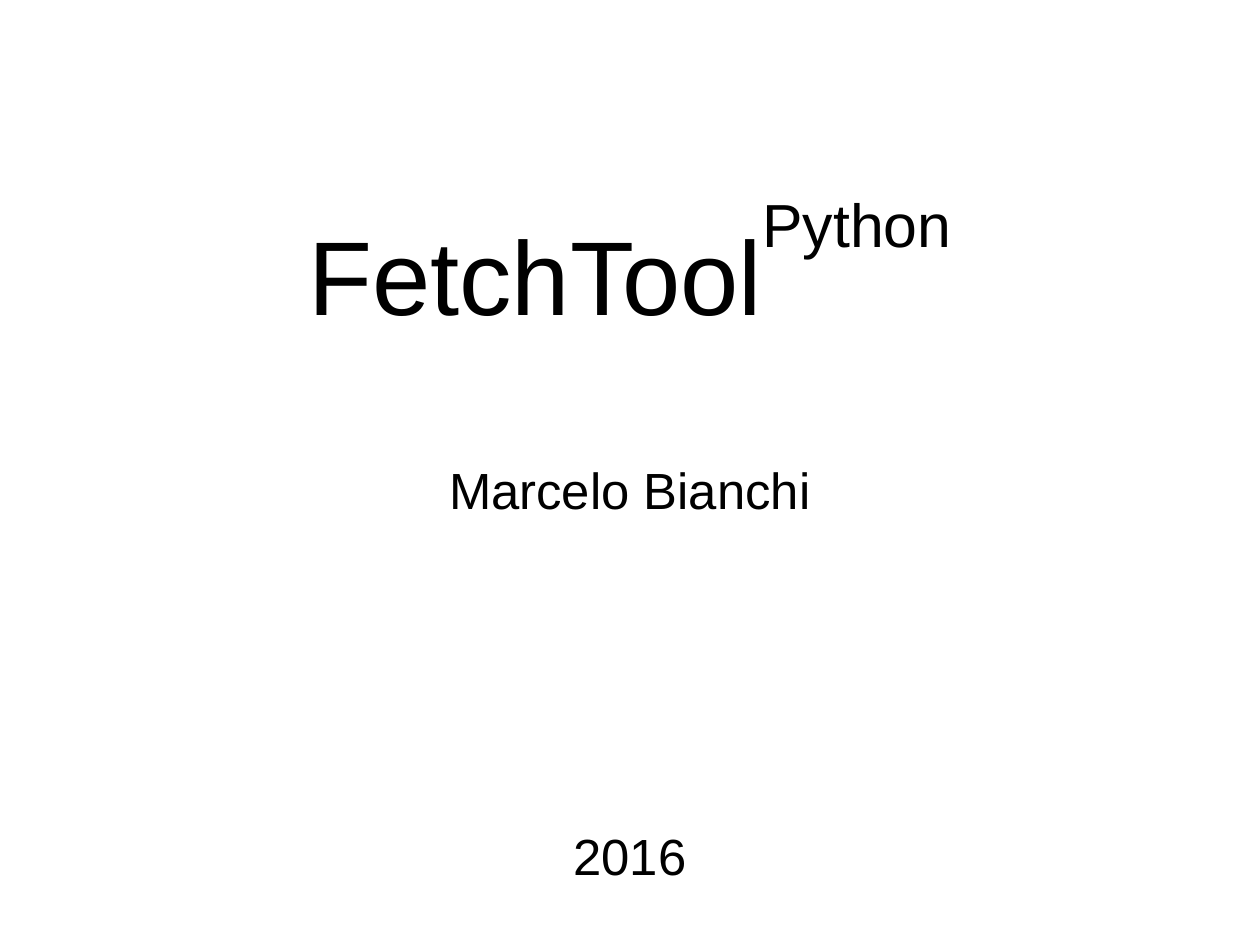
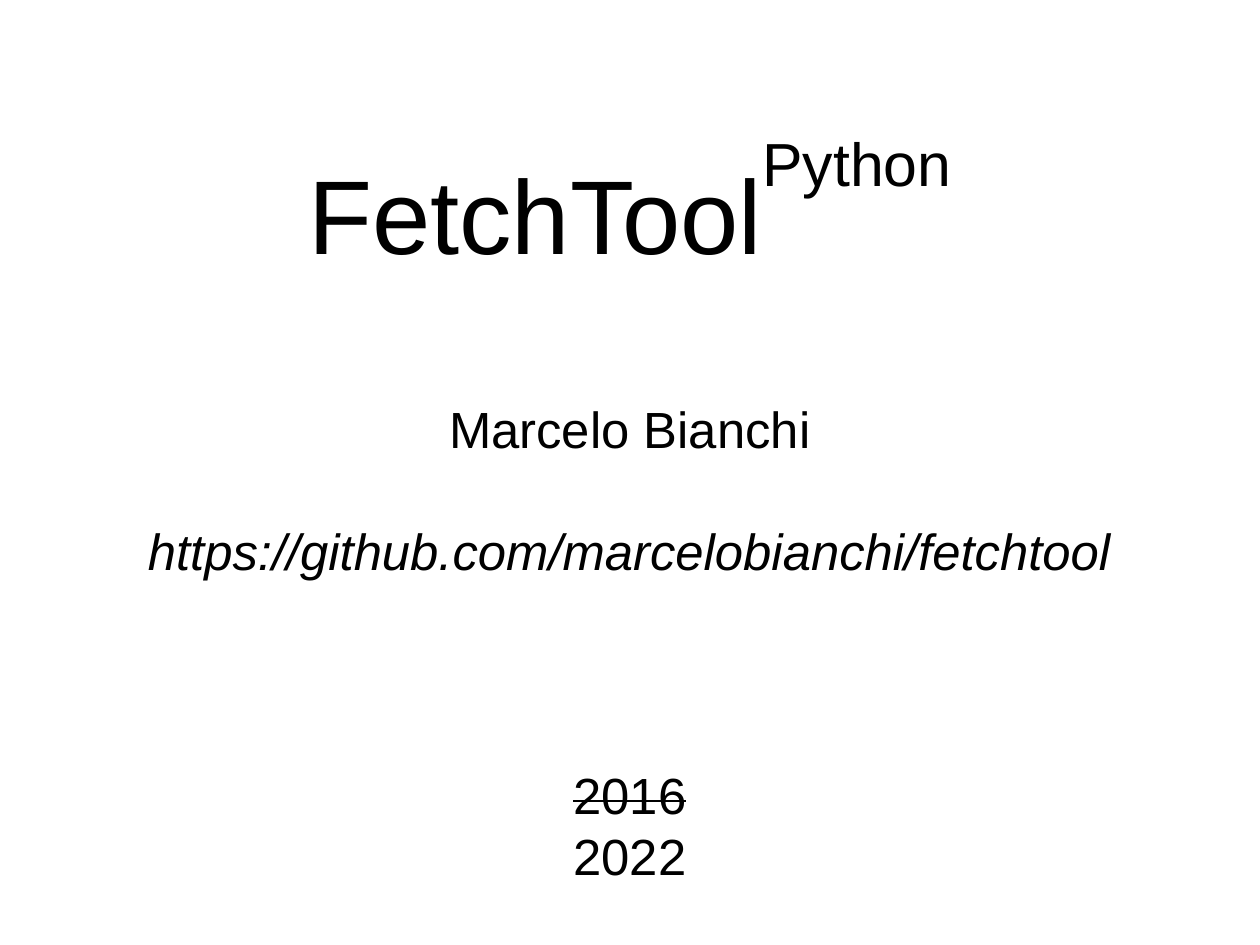
Before and after one commit to marcelobianchi/fetchtool, a slide deck: slide 1 of doc/fetchtool-intro.odp. Drawn at 1260x945 pixels with LibreOffice and Linux fonts; fonts in the diff are those of the drawing. Boxes give left, top, right and bottom in pixels: in the first picture for what was removed or moved away, otherwise in the second. Text is boxed around its words. In the diff, an @@ line names an element or a change of style, - is before the commit and + after.

```diff
--- a/doc/fetchtool-intro.odp
+++ b/doc/fetchtool-intro.odp
@@ subtitle at (148, 533, 1110, 580): paragraph added @@
+https://github.com/marcelobianchi/fetchtool
@@ subtitle at (573, 778, 686, 815): strikethrough on in "2016" @@
@@ subtitle at (573, 839, 686, 876): paragraph added @@
+2022
```
Also in this commit, not shown: 12 other slides changed, 7 slides added, 18 slides removed, 2 other files.
